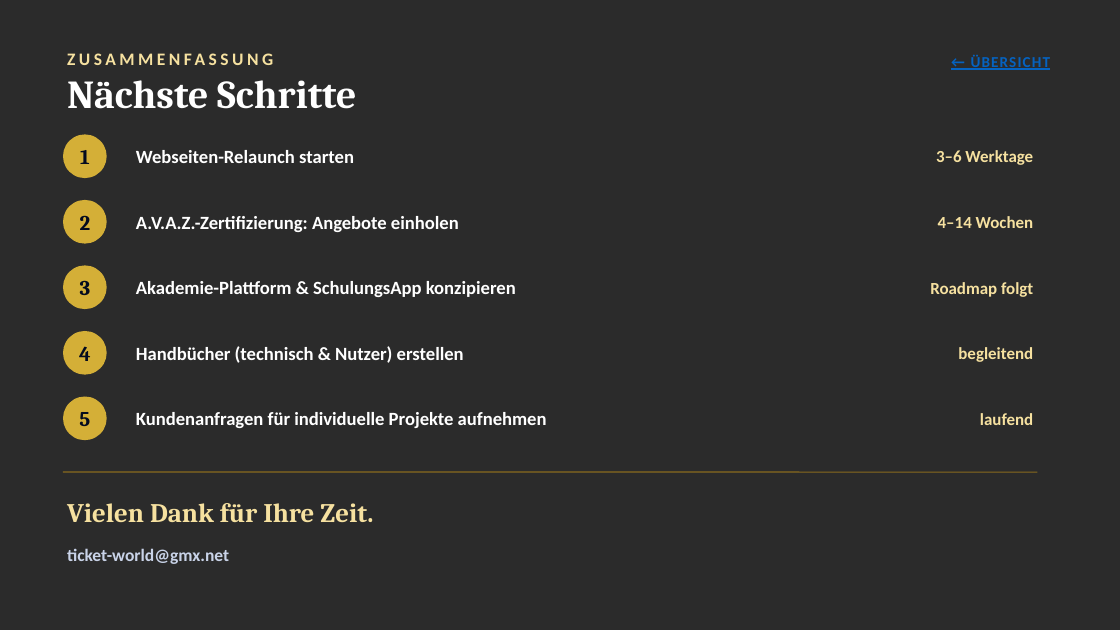
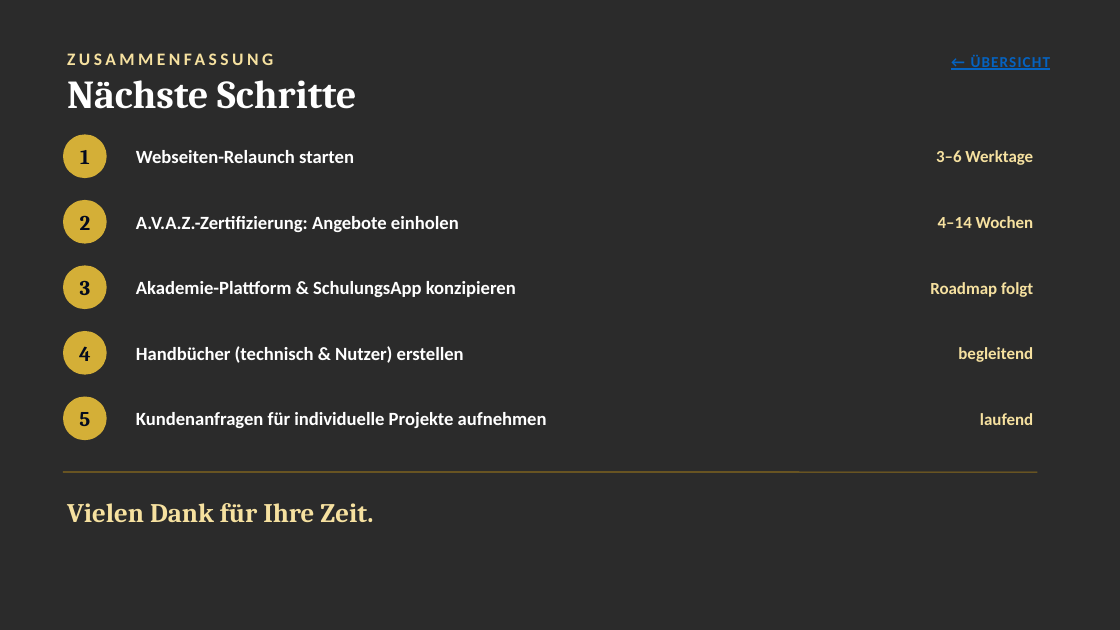
Before and after one commit to ThanosXXL/Thanos, a slide deck: slide 8 of praesentationen/Praesentation_Roadmap_2026.pptx. Drawn at 1120x630 pixels with LibreOffice and Linux fonts; fonts in the diff are those of the drawing; background and template pictures are left out; a plain dark background stands for a picture behind light text. Boxes give left, top, right and bottom in pixels: in the first picture for what was removed or moved away, otherwise in the second. Text is boxed around its words. In the diff, an @@ line names an element or a change of style, - is before the commit and + after.

```diff
--- a/praesentationen/Praesentation_Roadmap_2026.pptx
+++ b/praesentationen/Praesentation_Roadmap_2026.pptx
@@ text removed at (x1=67, y1=548, x2=229, y2=564) @@
-ticket-world@gmx.net
```
Also in this commit, not shown: 1 other file.
